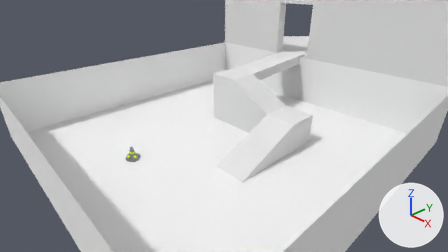
The Blender file blender/levels/beta_level/beta_level.blend: old version first, new version second.
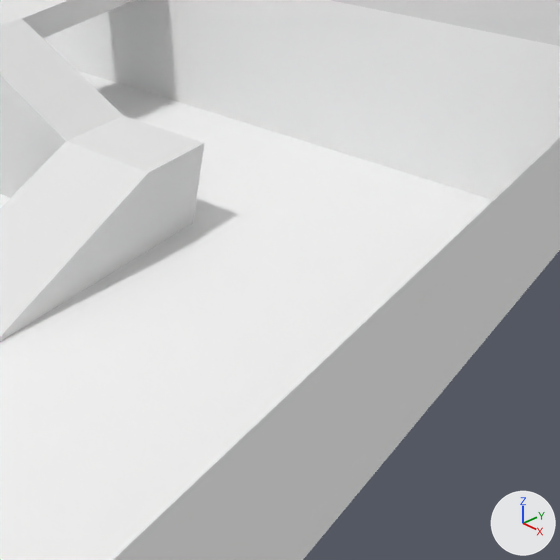
Each version is shown from the file's camera 'Camera', then close up on the part from 55% to 96% of the width and 27% to 100% of the height. Every picture has the same lights, and +X, +Y and +Z are marked at lower right.

Names of what the first close-up shows: 'beta_level_high_room', 'beta_level_ramp', 'level_1_terrain'.
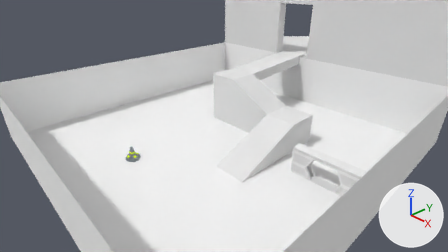
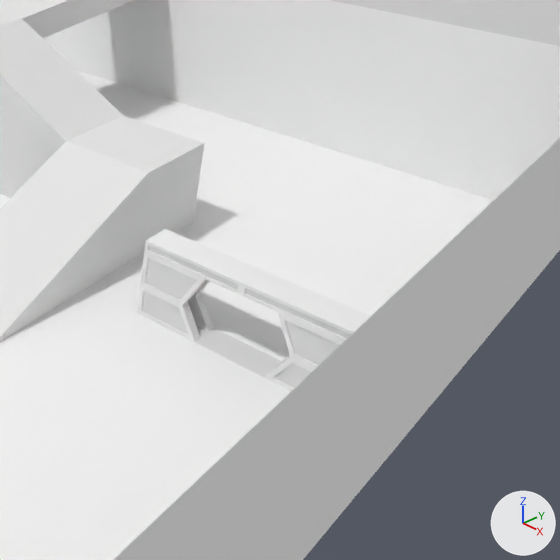
Pixel boxes [x1, y1, x2, y2] of what changed, in the close-ups (560 x 560 px):
'door_frame', added: after [137, 229, 371, 391]
    faces in mat_door_frame_light (white #f1f1f1): [137, 229, 371, 391]
    faces in mat_door_frame_dark (light grey #e3e3e3): [142, 245, 351, 388]

Edits to the bpy script that builds the scene:
```text
Add mat_door_frame_light:
    mat_door_frame_light = diffuse_material('door_frame_light')
    mat_door_frame_light.base_color = (0.88, 0.88, 0.88)  # white #f1f1f1
Add mat_door_frame_dark:
    mat_door_frame_dark = diffuse_material('door_frame_dark')
    mat_door_frame_dark.base_color = (0.767, 0.767, 0.767)  # light grey #e3e3e3
Add me_door_frame:
    me_door_frame.from_pydata(...)  # 87 vertices, 83 faces; spans x 0.0..18.5, y -3.0..0.0, z -0.8..15.3
    # faces by material slot: [66, 17]
    me_door_frame.materials.append(mat_door_frame_light)  # white #f1f1f1
    me_door_frame.materials.append(mat_door_frame_dark)  # light grey #e3e3e3
Add ob_door_frame:
    ob_door_frame = bpy.data.objects.new('door_frame', me_door_frame)
    ob_door_frame.location = (72.1, 7.5, 0.0)
    _m = ob_door_frame.modifiers.new('Mirror', 'MIRROR')
    _m.use_axis = (True, True, False)
```
